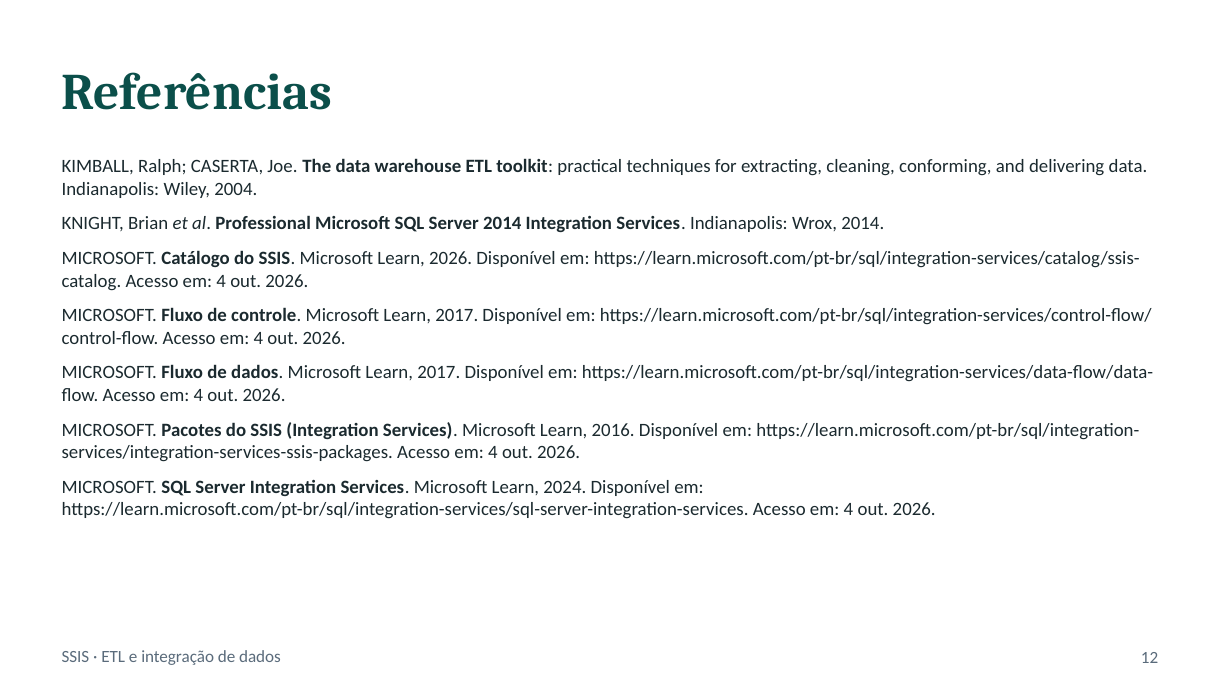
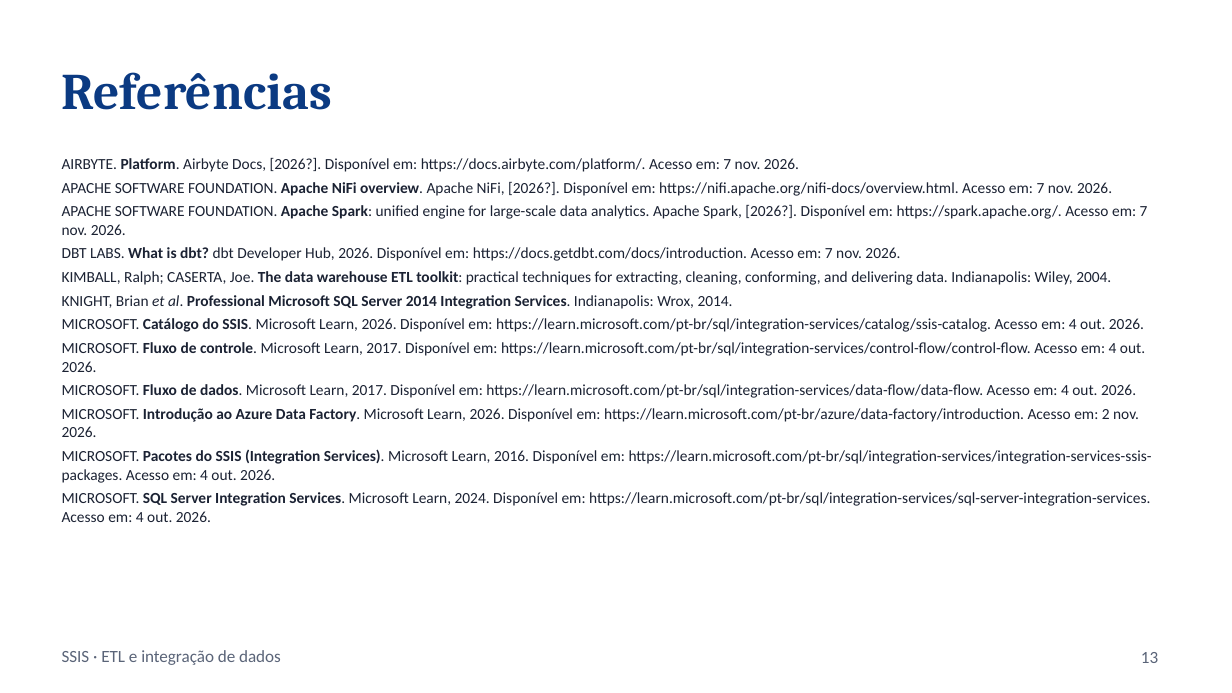
Before and after one commit to Yahnfs/Projeto-de-Analise-e-Fluxo-de-Dados-OLAP-e-ETL, a slide deck: slide 13 of Seminario_SSIS.pptx (slide 12 before the commit). Drawn at 1232x693 pixels with LibreOffice and Linux fonts; fonts in the diff are those of the drawing. Boxes give left, top, right and bottom in pixels: in the first picture for what was removed or moved away, otherwise in the second. Text is boxed around its words. In the diff, an @@ line names an element or a change of style, - is before the commit and + after.

```diff
--- a/Seminario_SSIS.pptx
+++ b/Seminario_SSIS.pptx
@@ title "Referências" at [62, 72, 332, 110]: text colour #0B4F4A to #0B3A82 @@
@@ text at [62, 158, 1148, 261]: paragraphs added @@
+AIRBYTE. Platform. Airbyte Docs, [2026?]. Disponível em: https://docs.airbyte.com/platform/. Acesso em: 7 nov. 2026.
+APACHE SOFTWARE FOUNDATION. Apache NiFi overview. Apache NiFi, [2026?]. Disponível em: https://nifi.apache.org/nifi-docs/overview.html. Acesso em: 7 nov. 2026.
+APACHE SOFTWARE FOUNDATION. Apache Spark: unified engine for large-scale data analytics. Apache Spark, [2026?]. Disponível em: https://spark.apache.org/. Acesso em: 7 nov. 2026.
+DBT LABS. What is dbt? dbt Developer Hub, 2026. Disponível em: https://docs.getdbt.com/docs/introduction. Acesso em: 7 nov. 2026.
@@ text at [62, 271, 1152, 522]: size 11 to 9 pt, text colour #1B2A2F to #1B2233 in "KIMBALL, Ralph; CASERTA, Joe. The data warehouse ...", "KNIGHT, Brian et al. Professional Microsoft SQL ...", "MICROSOFT. Catálogo do SSIS. Microsoft Learn, 2026. ...", "MICROSOFT. Fluxo de controle. Microsoft Learn, 2017. ..." and 3 more places; less space between paragraphs @@
@@ text at [62, 408, 1139, 437]: paragraph added @@
+MICROSOFT. Introdução ao Azure Data Factory. Microsoft Learn, 2026. Disponível em: https://learn.microsoft.com/pt-br/azure/data-factory/introduction. Acesso em: 2 nov. 2026.
@@ page number at [1141, 652, 1158, 663]: text changed; text colour #5A6B7B to #5A6478 @@
-12
+13
```
Also in this commit, not shown: 11 other slides changed, 1 slide added.
